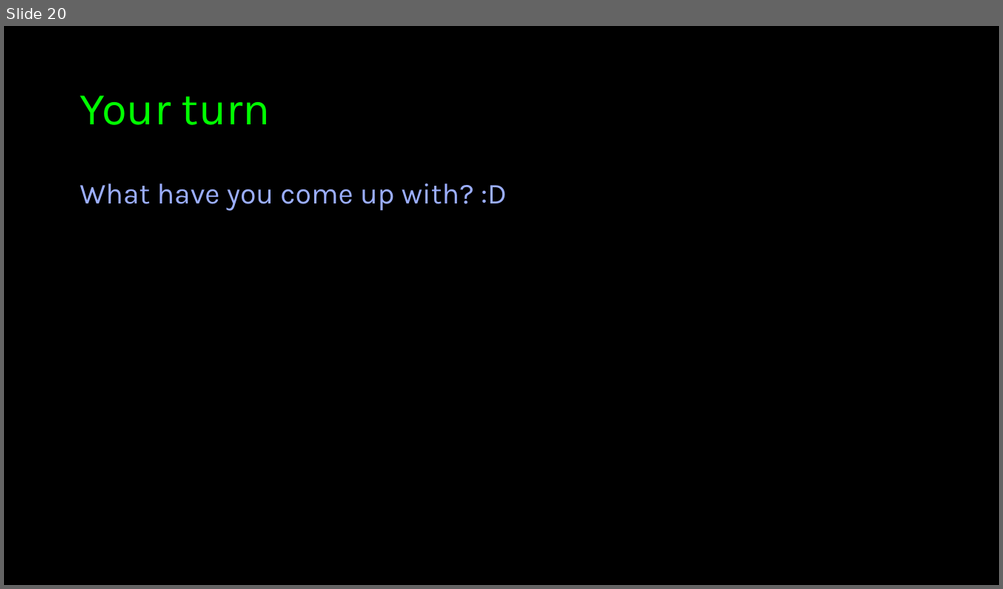
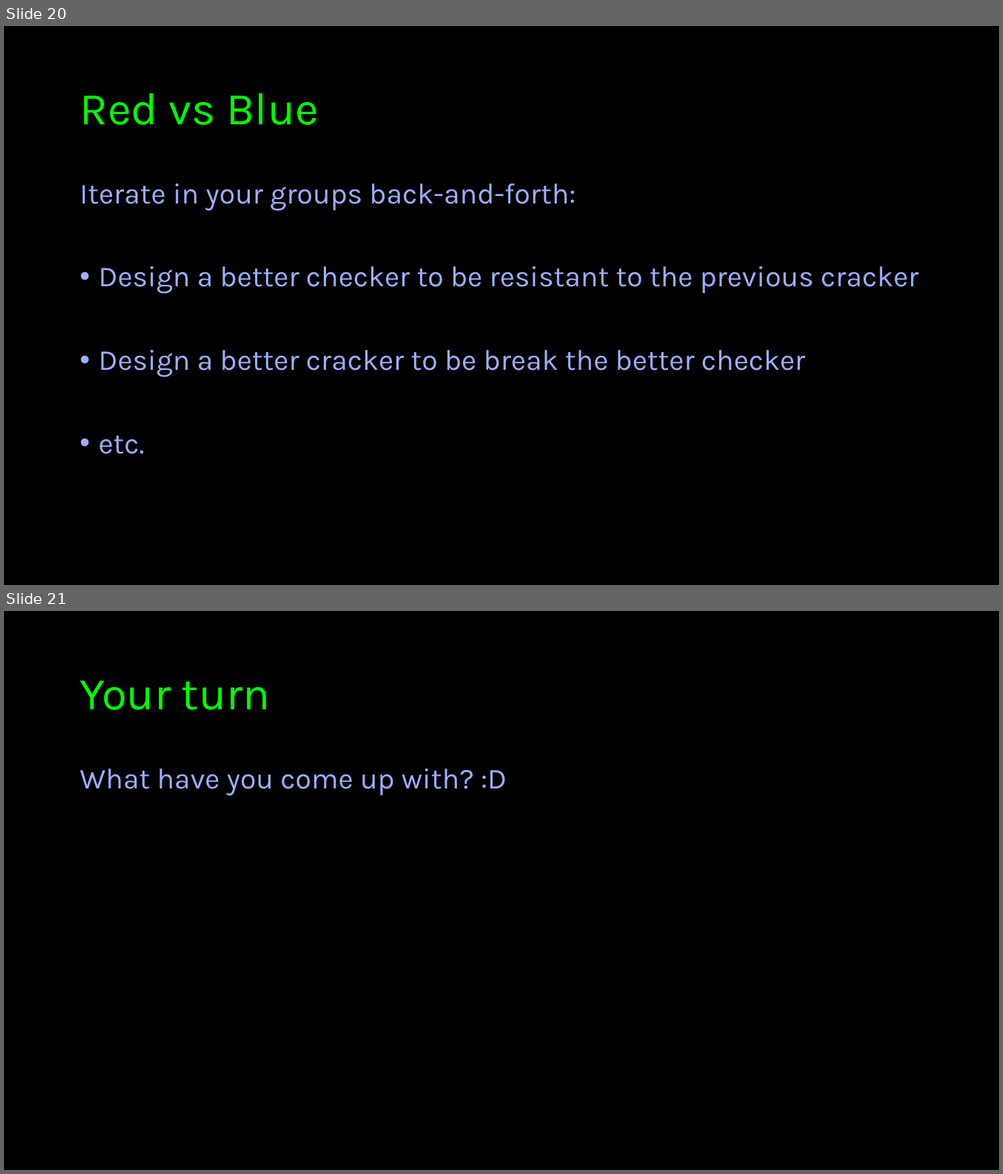
Before and after one commit to imperialcybersoc/cs102-timing_attacks, a slide deck: cs102-timing_attacks.pptx. Shown one above the other, each under a label of ours: slide 20 before the commit, slides 20 and 21 after it. The pictures are 1003x589 and 1003x1174 pixels, drawn with LibreOffice and Linux fonts; fonts in the diff are those of the drawing; background and template pictures are left out. Boxes give left, top, right and bottom in pixels: in the first picture for what was removed or moved away, otherwise in the second. Text is boxed around its words. In the diff, an @@ line names an element or a change of style, - is before the commit and + after.

```diff
--- a/cs102-timing_attacks.pptx
+++ b/cs102-timing_attacks.pptx
@@ slide 20 added at [4,26,999,585], background #000000 @@
@@ title added at [79,93,318,125], 44 pt, text #00FF00 @@
+Red vs Blue
@@ text added at [79,184,918,454], 28 pt, text #9CAFFF @@
+Iterate in your groups back-and-forth:
+• Design a better checker to be resistant to the previous cracker
+• Design a better cracker to be break the better checker
+• etc.
@@ what was slide 20 is now slide 21 @@
```
Also in this commit, not shown: 4 slides changed, 4 other slides added, 4 slides removed.
